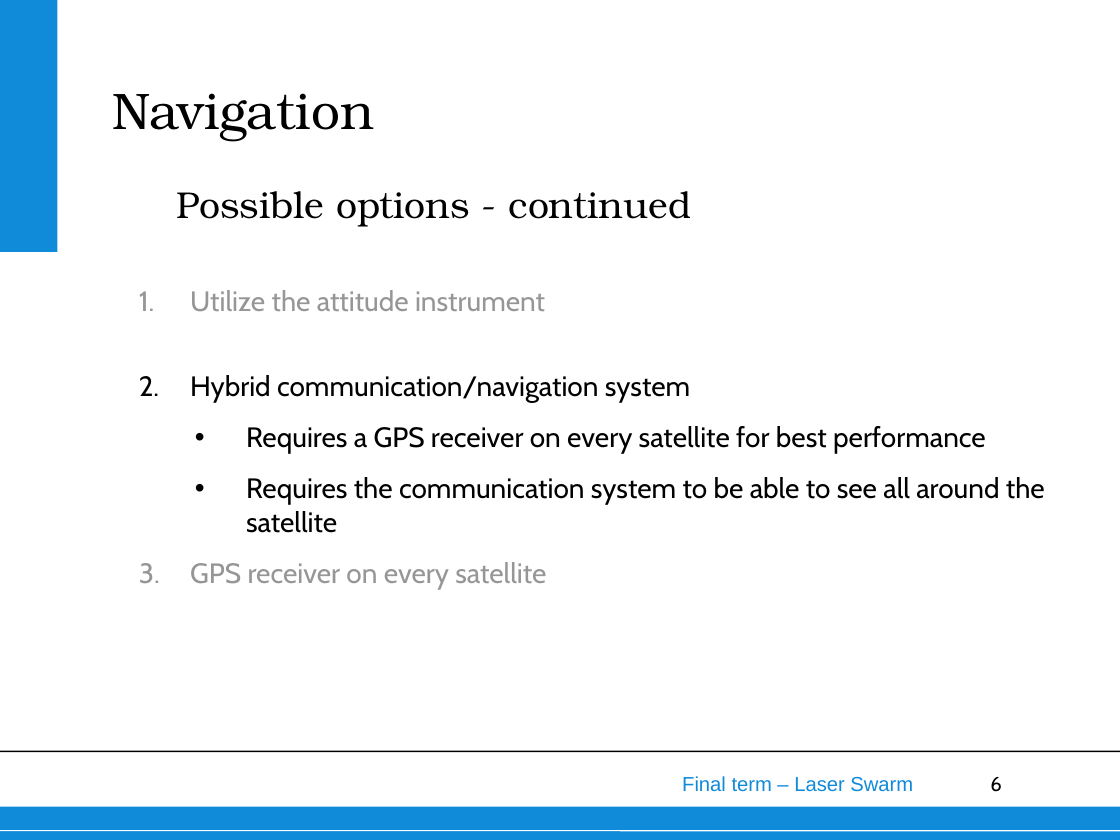
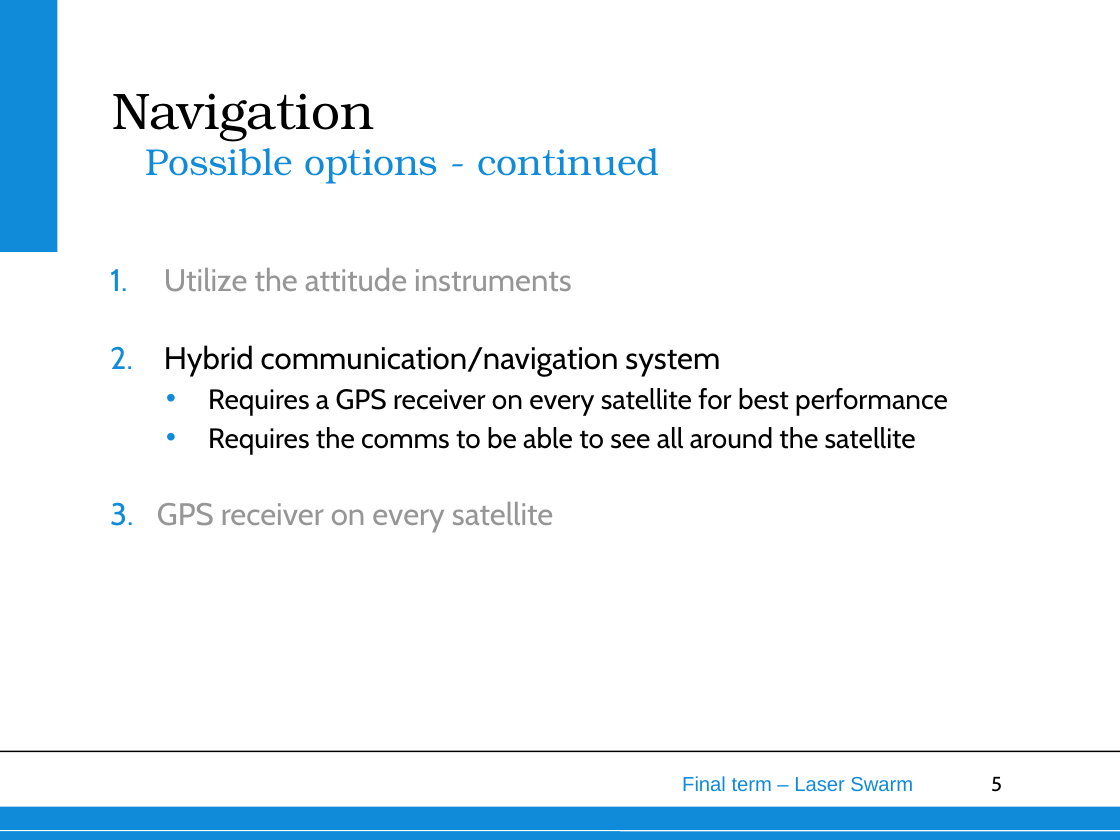
Before and after one commit to thewisenerd/laser-swarm, a slide deck: slide 5 of finalPresentation/subsections/Navigation.ppt (slide 6 before the commit). Drawn at 1120x840 pixels with LibreOffice and Linux fonts; fonts in the diff are those of the drawing; background and template pictures are left out. Boxes give left, top, right and bottom in pixels: in the first picture for what was removed or moved away, otherwise in the second. Text is boxed around its words. In the diff, an @@ line names an element or a change of style, - is before the commit and + after.

```diff
--- a/finalPresentation/subsections/Navigation.ppt
+++ b/finalPresentation/subsections/Navigation.ppt
@@ text "Possible options - continued": place and size @@
-text "Possible options - continued" at bbox=[177, 191, 692, 227]
+text "Possible options - continued" at bbox=[145, 140, 660, 184]
@@ text "Possible options - continued" at bbox=[145, 140, 660, 184]: text colour #000000 to #108BD9; indent changed; more space between paragraphs; vertical alignment bottom to top @@
@@ text "Utilize the attitude instruments": place and size @@
-text "Utilize the attitude instruments" at bbox=[190, 290, 1045, 589]
+text "Utilize the attitude instruments" at bbox=[157, 268, 948, 532]
@@ text at bbox=[164, 268, 572, 292]: text changed; size 18 to 20 pt @@
-1. Utilize the attitude instrument
+1. Utilize the attitude instruments
@@ text at bbox=[157, 345, 948, 532]: size 18 to 20 pt in "Hybrid communication/navigation system", "GPS receiver on every satellite"; indent changed; line spacing 1 to 25pt; less space between paragraphs; bullet colour #000000 to #108BD9; bullet colour #969696 to #108BD9 @@
@@ text at bbox=[208, 427, 916, 454]: text changed @@
-  • Requires the communication system to be able to see all around the satellite
+  • Requires the comms to be able to see all around the satellite
@@ page number at bbox=[991, 776, 1002, 792]: text changed @@
-6
+5
```
Also in this commit, not shown: 9 other slides changed, 1 slide removed.
